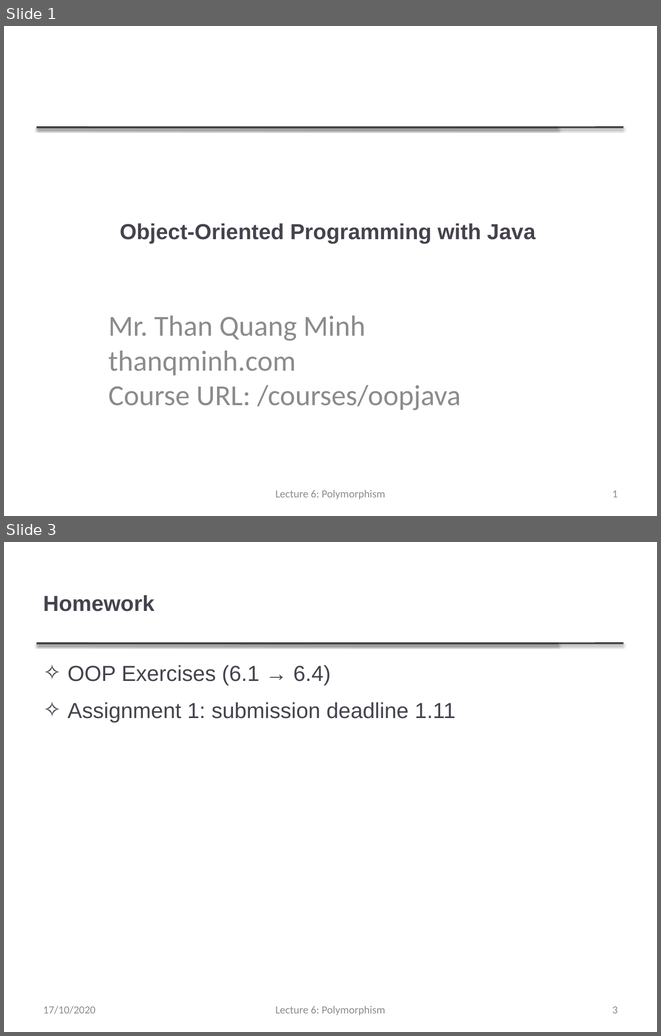
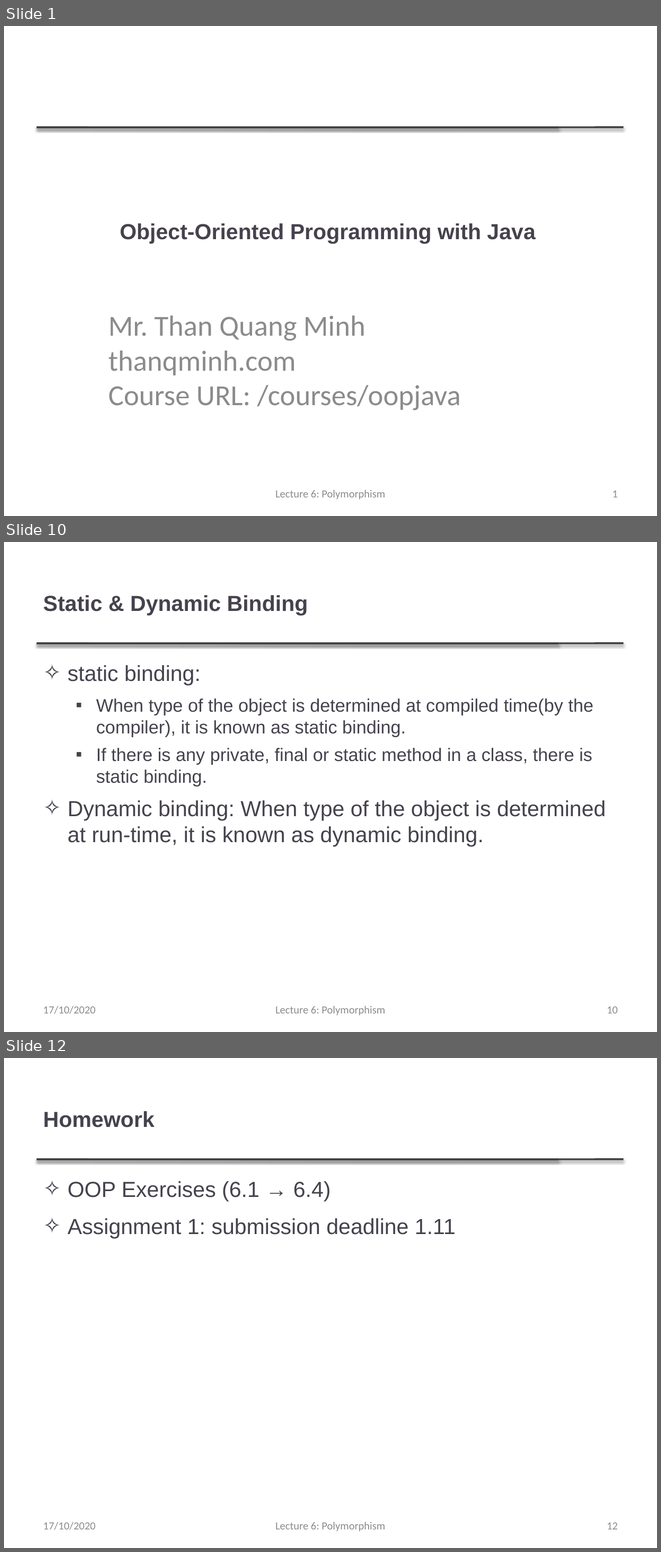
Before and after one commit to thanqminh/thanqminh.github.io, a slide deck: courses/oopjava/lecture5.pptx. Shown one above the other, each under a label of ours: slides 1 and 3 before the commit, slides 1, 10 and 12 after it; the slides between them are not shown. The pictures are 661x1036 and 661x1552 pixels, drawn with LibreOffice and Linux fonts; fonts in the diff are those of the drawing. Boxes give left, top, right and bottom in pixels: in the first picture for what was removed or moved away, otherwise in the second. Text is boxed around its words. In the diff, an @@ line names an element or a change of style, - is before the commit and + after.

```diff
--- a/courses/oopjava/lecture5.pptx
+++ b/courses/oopjava/lecture5.pptx
@@ slide 10 added at [4,542,657,1032], background #FFFFFF; not listed: 2 template elements that a slide beside it also shows @@
@@ title added at [43,595,308,615], 24 pt, text #46424D, bold @@
+Static & Dynamic Binding
@@ text added at [68,665,606,847], 20 pt, text #46424D @@
+✧ static binding:
+  ▪ When type of the object is determined at compiled time(by the compiler), it is known as static binding.
+  ▪ If there is any private, final or static method in a class, there is static binding.
+✧ Dynamic binding: When type of the object is determined at run-time, it is known as dynamic binding.
@@ text added at [43,1006,96,1014], 12 pt, text #8C8C8C @@
+17/10/2020
@@ text added at [275,1006,385,1015], 12 pt, text #8C8C8C @@
+Lecture 6: Polymorphism
@@ page number added at [607,1006,618,1013], 12 pt, text #8C8C8C @@
+10
@@ what was slide 3 is now slide 12 @@
@@ page number at [607,1522,618,1529]: text changed @@
-3
+12
```
Also in this commit, not shown: 1 slide changed, 8 other slides added.
